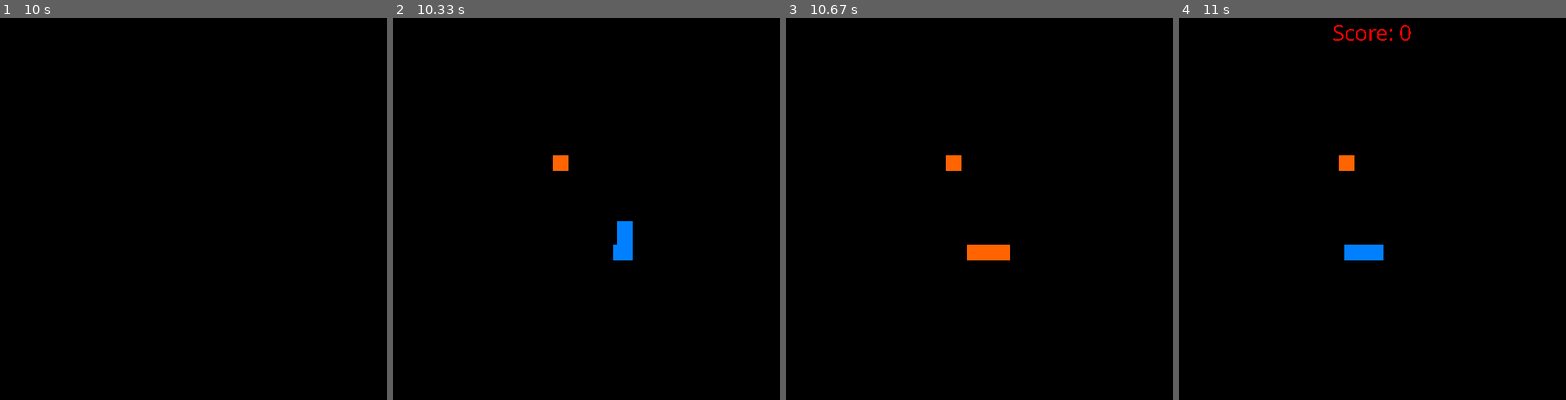
Above: before the commit, frames 1-4 (left to right).
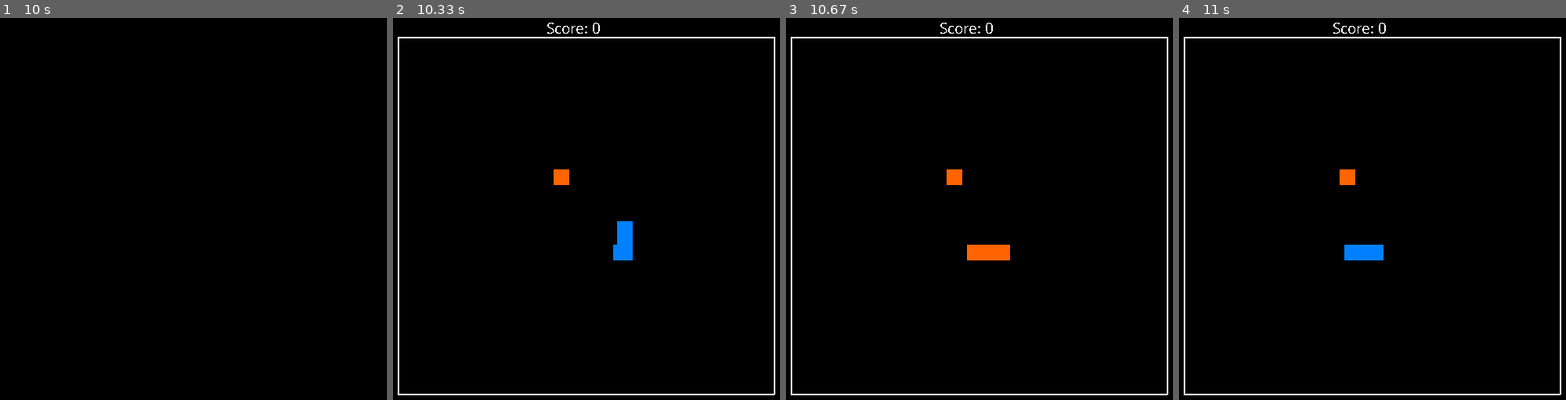
Above: after the commit, the same moments.

Repository: graham-riches/snake-game
Game: pygame game, started from snakeGame.py
Same seed, same stepped clock (60 frames per second), same inputs: the game is played once before the commit and once after it.
Inputs:
- Up to frame 1 (10 s): hold Down from 9.8 s (still down)
- Up to frame 2 (10.33 s): release Down at 10.27 s; hold Left from 10.3 s (still down)
- Up to frame 3 (10.67 s): keep holding Left; tap Space at 10.37 s
- Up to frame 4 (11 s): tap Space at 10.67, 10.87 s; release Left at 10.77 s; hold Right from 10.8 s (still down)

Frame 1 is identical in both runs. In frame 2, 1.9% of the frame differs, in the area x 1-99%, y 1-99%; in frame 3, 1.9%; in frame 4, 2.1%.

Commit message:
Added borders and score display

Diff:
--- a/snakeGame.py
+++ b/snakeGame.py
@@ -46,11 +46,11 @@
 is_blue = True
 snake= Snake()
 food_got = True
-food_x = rd.randint(10,490)
-food_y = rd.randint(10,490)
+food_x = rd.randint(20,480)
+food_y = rd.randint(45,480)
 clock = pygame.time.Clock()
 pygame.font.init()
-my_font = pygame.font.SysFont('Comic Sans MS', 30)
+my_font = pygame.font.SysFont('Comic Sans MS', 20)
 
 time.sleep(10)
 
@@ -73,19 +73,26 @@
 
 
         # edge detection
-        if snake.segmentX[0]+250 < 0:
+        if snake.segmentX[0]+250 < 15:
             done = True
-        if snake.segmentX[0]+250 > 480:
+        if snake.segmentX[0]+250 > 470:
             done = True
-        if snake.segmentY[0]+250 < 0:
+        if snake.segmentY[0]+250 < 40:
             done = True
-        if snake.segmentY[0]+250 > 480:
+        if snake.segmentY[0]+250 > 470:
             done = True
 
         for i in range(0,snake.segments):
             pygame.draw.rect(screen, color, pygame.Rect(snake.segmentX[i]+250,snake.segmentY[i]+250 , 20, 20))
             # termination for the snake crashing into itself
             pygame.draw.rect(screen, (255,100,0), pygame.Rect(food_x-10,food_y-10 , 20, 20))
+            pygame.draw.lines(screen,(255,255,255),False,[[10,35],[490,35]],2)
+            pygame.draw.lines(screen,(255,255,255),False,[[10,35],[10,490]],2)
+            pygame.draw.lines(screen,(255,255,255),False,[[10,490],[490,490]],2)
+            pygame.draw.lines(screen,(255,255,255),False,[[490,35],[490,490]],2)
+            score_text = my_font.render('Score: ' + str(snake.segments-8),False, (255,255,255))
+            screen.blit(score_text,(200,10))
+
             if i > 0:
                 curr_x = snake.segmentX[i]+250
                 curr_y = snake.segmentY[i]+250
@@ -99,8 +106,8 @@
         # ADD FOOD :)
 
         if food_got == True:
-            food_x = rd.randint(10,490)
-            food_y = rd.randint(10,490)
+            food_x = rd.randint(20,480)
+            food_y = rd.randint(45,480)
             food_got = False
         #if snake.movementDirection == 0:
         head_x = snake.segmentX[0]+250
@@ -115,7 +122,7 @@
             head_x = snake.segmentX[0]+260
             head_y = snake.segmentY[0]+250
         """
-        foodTolerance = 22
+        foodTolerance = 20
         if (abs(food_x-head_x) < foodTolerance) and (abs(food_y-head_y) < foodTolerance):
             food_got = True
             snake.segmentX = np.append(snake.segmentX,snake.segmentX[snake.segments-1])
@@ -128,8 +135,7 @@
 
 
 
-score_text = my_font.render('Score: ' + str(snake.segments-8),False, (255,0,0))
-screen.blit(score_text,(200,10))
+
 pygame.display.flip()
 time.sleep(10)
 pygame.quit()
